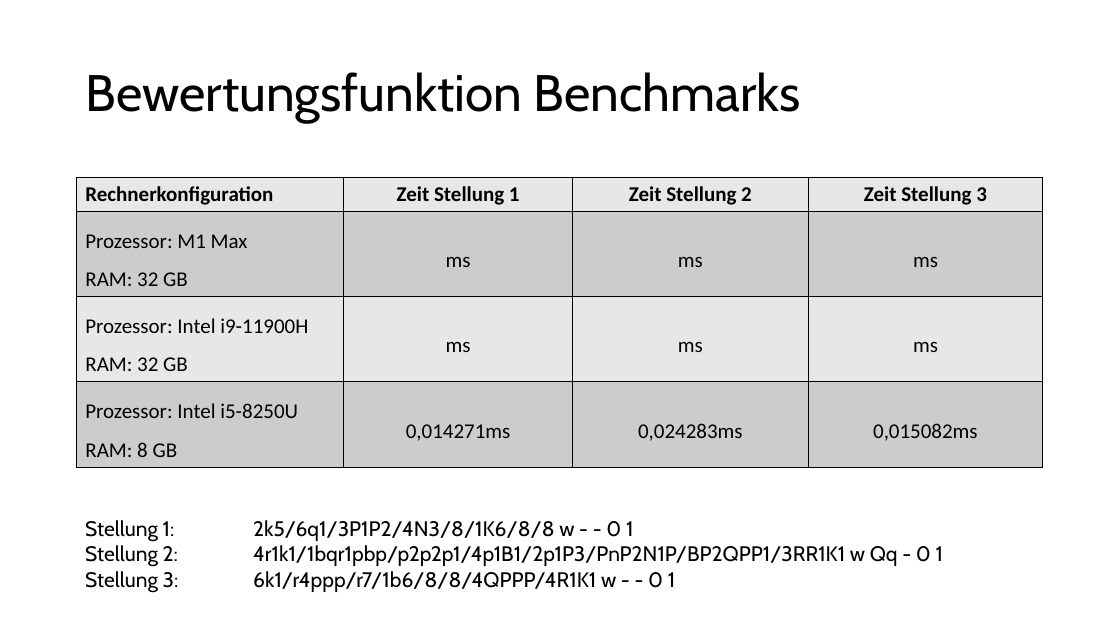
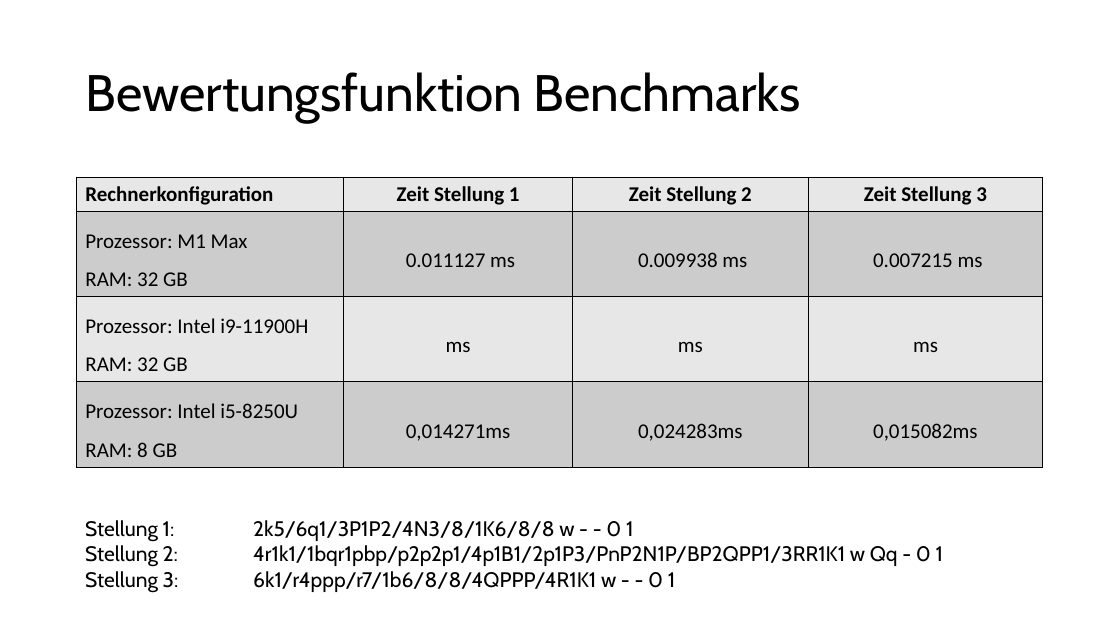
Before and after one commit to patrickzda/chess_engine, a slide deck: slide 2 of PJ_KI_MST2.pptx. Drawn at 1120x630 pixels with LibreOffice and Linux fonts; fonts in the diff are those of the drawing. Boxes give left, top, right and bottom in pixels: in the first picture for what was removed or moved away, otherwise in the second. Text is boxed around its words. In the diff, an @@ line names an element or a change of style, - is before the commit and + after.

```diff
--- a/PJ_KI_MST2.pptx
+++ b/PJ_KI_MST2.pptx
@@ table at box(77, 177, 1044, 597) @@
-row 2: Prozessor: M1 Max / RAM: 32 GB | ms | ms | ms
+row 2: Prozessor: M1 Max / RAM: 32 GB | 0.011127 ms | 0.009938 ms | 0.007215 ms
```
Also in this commit, not shown: 4 other slides changed, 1 slide added, 1 slide removed, 2 other files.
